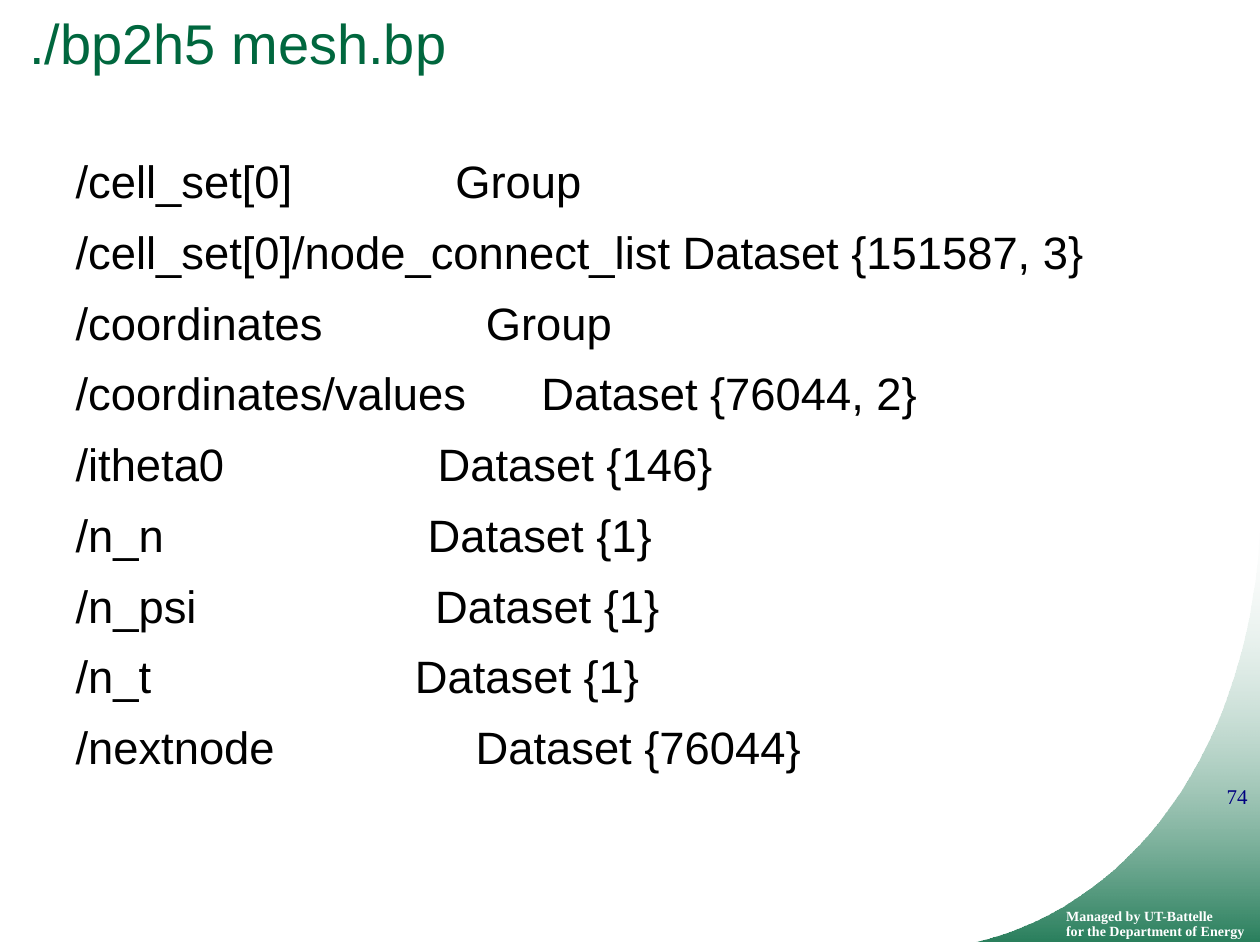
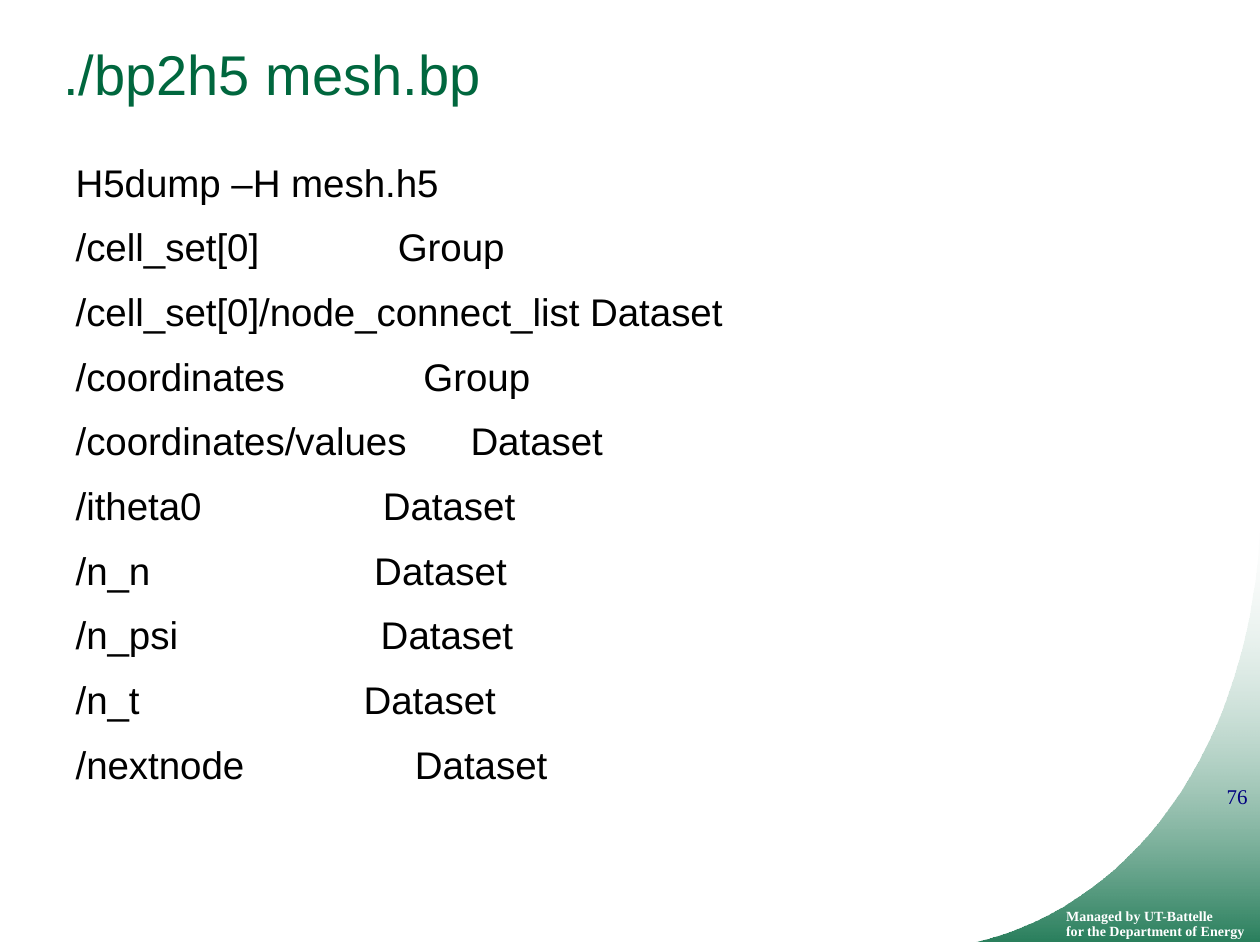
Before and after one commit to ornladios/ADIOS, a slide deck: slide 76 of tutorial/adios_api_scidac_tutorial.pptx (slide 74 before the commit). Drawn at 1260x945 pixels with LibreOffice and Linux fonts; fonts in the diff are those of the drawing; background and template pictures are left out. Boxes give left, top, right and bottom in pixels: in the first picture for what was removed or moved away, otherwise in the second. Text is boxed around its words. In the diff, an @@ line names an element or a change of style, - is before the commit and + after.

```diff
--- a/tutorial/adios_api_scidac_tutorial.pptx
+++ b/tutorial/adios_api_scidac_tutorial.pptx
@@ title "./bp2h5 mesh.bp": place and size @@
-title "./bp2h5 mesh.bp" at (29,23,446,75)
+title "./bp2h5 mesh.bp" at (63,54,481,106)
@@ text at (76,169,438,204): paragraph added @@
+H5dump –H mesh.h5
@@ text at (76,233,530,398): size 25.9 to 22 pt in "/cell_set[0] Group", "/coordinates Group"; line spacing 0.8 to 0.9; less space between paragraphs @@
@@ text at (76,298,722,334): text changed; size 25.9 to 22 pt @@
-/cell_set[0]/node_connect_list Dataset {151587, 3}
+/cell_set[0]/node_connect_list Dataset
@@ text at (76,427,603,780): text changed; size 25.9 to 22 pt @@
-/coordinates/values Dataset {76044, 2}
-/itheta0 Dataset {146}
-/n_n Dataset {1}
-/n_psi Dataset {1}
-/n_t Dataset {1}
-/nextnode Dataset {76044}
+/coordinates/values Dataset
+/itheta0 Dataset
+/n_n Dataset
+/n_psi Dataset
+/n_t Dataset
+/nextnode Dataset
@@ page number at (1227,790,1248,804): text changed @@
-74
+76
```
Also in this commit, not shown: 28 other slides changed, 17 slides added, 5 slides removed.
